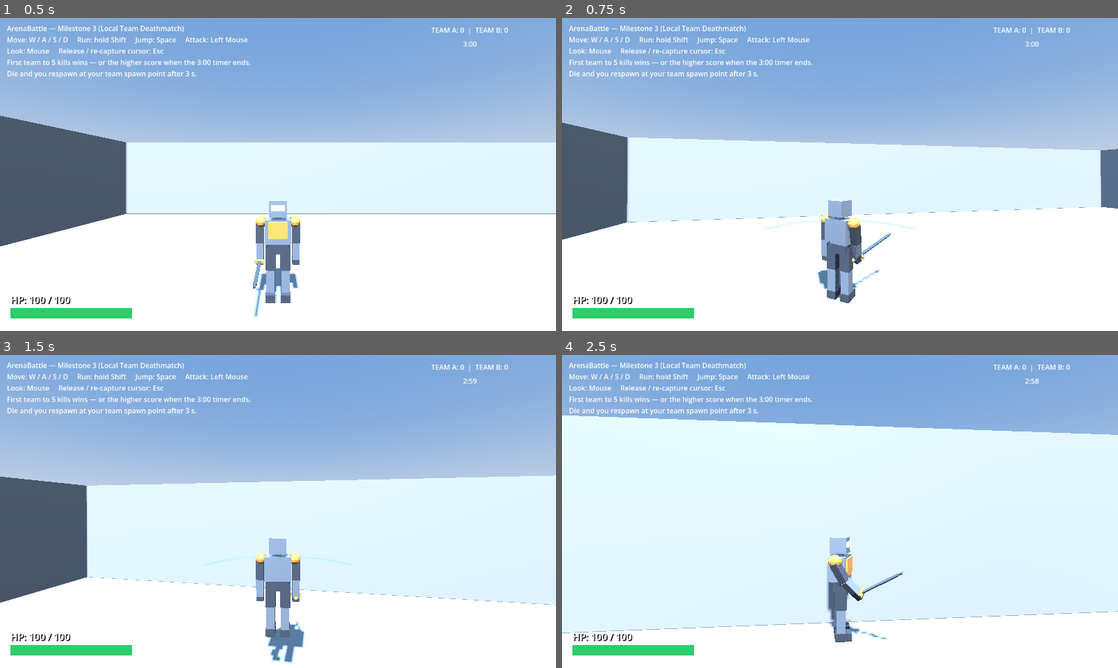
Above: before the commit, frames 1-4 (two rows, left to right).
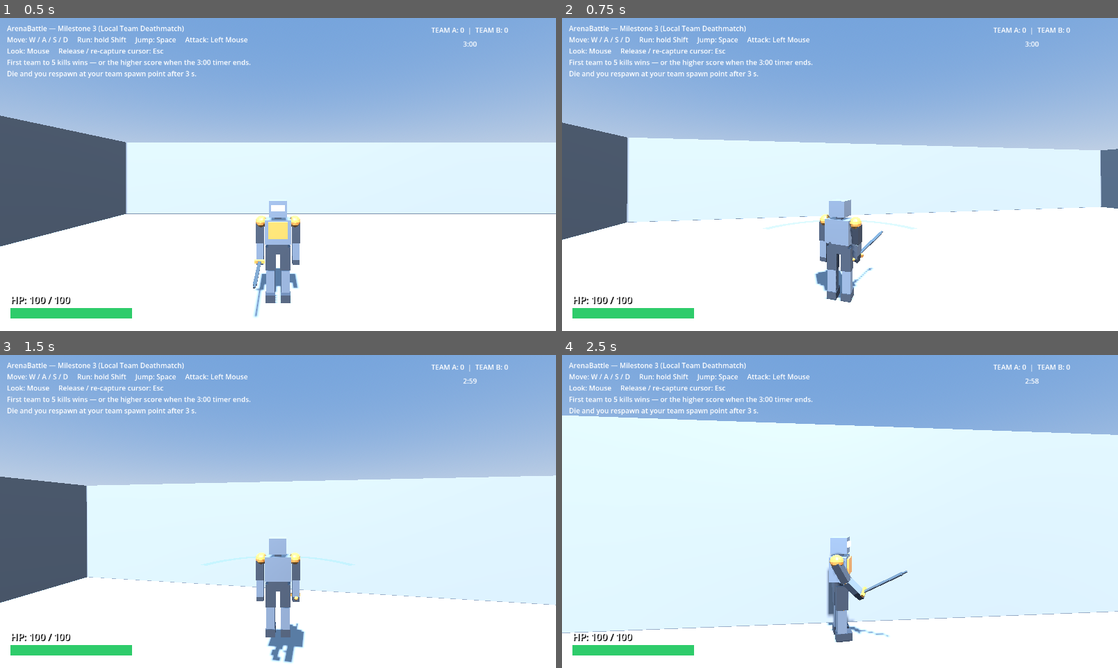
Above: after the commit, the same moments.

Repository: ameeridzuan/arena-battle
Game: Godot game, scene res://scenes/main/Main.tscn
Two runs of this game, one before a commit and one after it. Both use one fixed random seed, a clock stepped at 60 frames per second and the inputs below.
Inputs (mouse positions are in pixels of both pictures, inside the frame that each line leads up to):
- Up to frame 1 (0.5 s): no input
- Up to frame 2 (0.75 s): tap Enter at 0.5 s; move the mouse to (867, 174) at 0.52 s; hold W (move_forward) from 0.53 s (still down); click (867, 174) at 0.6 s
- Up to frame 3 (1.5 s): keep holding W (move_forward); tap Space (jump) at 0.77 s; move the mouse to (250, 511) at 1.27 s; click (250, 511) at 1.35 s
- Up to frame 4 (2.5 s): keep holding W (move_forward); tap Space (jump) at 1.52 s; move the mouse to (851, 505) at 2.02 s; hold Shift (run) from 2.03 s (still down); click (851, 505) at 2.3 s

Frame 1 is identical in both runs. In frame 2, 0.7% of the frame differs, in the area x 45-60%, y 58-92%; in frame 3, 0.1%; in frame 4, 0.5%.

Commit message:
fix(gameplay+UI): snap character to aim on attack so swings come from its front (C); anchor HUD Score/Timer to top-right to follow window size

Diff:
--- a/scenes/ui/HUD.tscn
+++ b/scenes/ui/HUD.tscn
@@ -33,17 +33,25 @@
 text = "ArenaBattle — Milestone 3 (Local Team Deathmatch)\nMove: W / A / S / D     Run: hold Shift     Jump: Space      …(202 unchanged characters)…
 
 [node name="ScoreLabel" type="Label" parent="."]
-offset_left = 900.0
+anchors_preset = 1
+anchor_left = 1.0
+anchor_right = 1.0
+grow_horizontal = 0
+offset_left = -380.0
 offset_top = 16.0
-offset_right = 1264.0
+offset_right = -16.0
 offset_bottom = 44.0
 horizontal_alignment = 1
 text = "TEAM A: 0  |  TEAM B: 0"
 
 [node name="TimerLabel" type="Label" parent="."]
-offset_left = 900.0
+anchors_preset = 1
+anchor_left = 1.0
+anchor_right = 1.0
+grow_horizontal = 0
+offset_left = -380.0
 offset_top = 48.0
-offset_right = 1264.0
+offset_right = -16.0
 offset_bottom = 76.0
 horizontal_alignment = 1
 text = "3:00"
--- a/scripts/player/player_controller.gd
+++ b/scripts/player/player_controller.gd
@@ -28,6 +28,7 @@
 @onready var _mesh: Node3D = $Mesh
 @onready var _camera_pivot: Node3D = $CameraPivot
 @onready var _health: Health = get_node_or_null("Health") as Health
+@onready var _attack: Node = get_node_or_null("AttackHitbox")
 
 
 func _ready() -> void:
@@ -35,6 +36,11 @@
 	# the "damageable" group.  The player's own AttackHitbox mask (4) still excludes the
 	# player's layer (2), so this cannot cause a self-hit.
 	add_to_group("damageable")
+	# M6 (attack-facing): snap the visual mesh to the aim direction at the moment of a swing so
+	# the attack always comes out of the character's front. Presentation only — combat still
+	# resolves along the camera-aim forward the hitbox emits; movement-facing resumes afterwards.
+	if _attack != null and _attack.has_signal("attack_started"):
+		_attack.attack_started.connect(_on_attack_started)
 
 
 func _physics_process(delta: float) -> void:
@@ -116,6 +122,14 @@
 		)
 
 
+## M6 (attack-facing): turn the visual mesh to the swing's aim direction instantly, so the
+## model faces where it attacks. [param forward] is the XZ aim direction emitted by the
+## AttackHitbox (camera-forward); the mesh's local +Z is its front, matching _face_movement_direction.
+func _on_attack_started(forward: Vector3) -> void:
+	if _mesh != null and forward.length_squared() > 0.0001:
+		_mesh.rotation.y = atan2(forward.x, forward.z)
+
+
 # --- Combat interface (M3) — pure delegation to the Health component ------------------
 
 ## Routes damage to the Health child.  [param source] is the attacking body node (the node a
